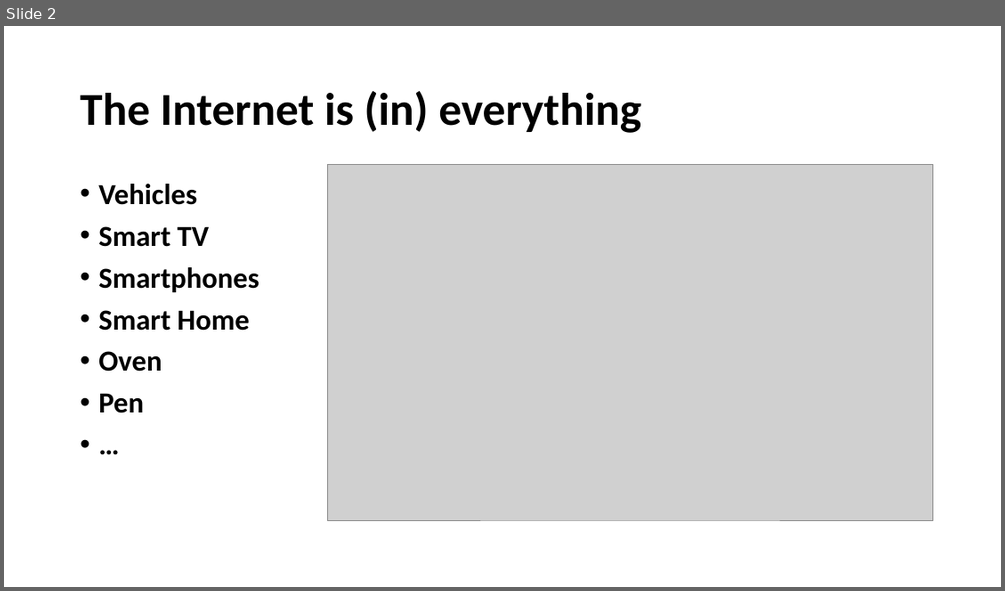
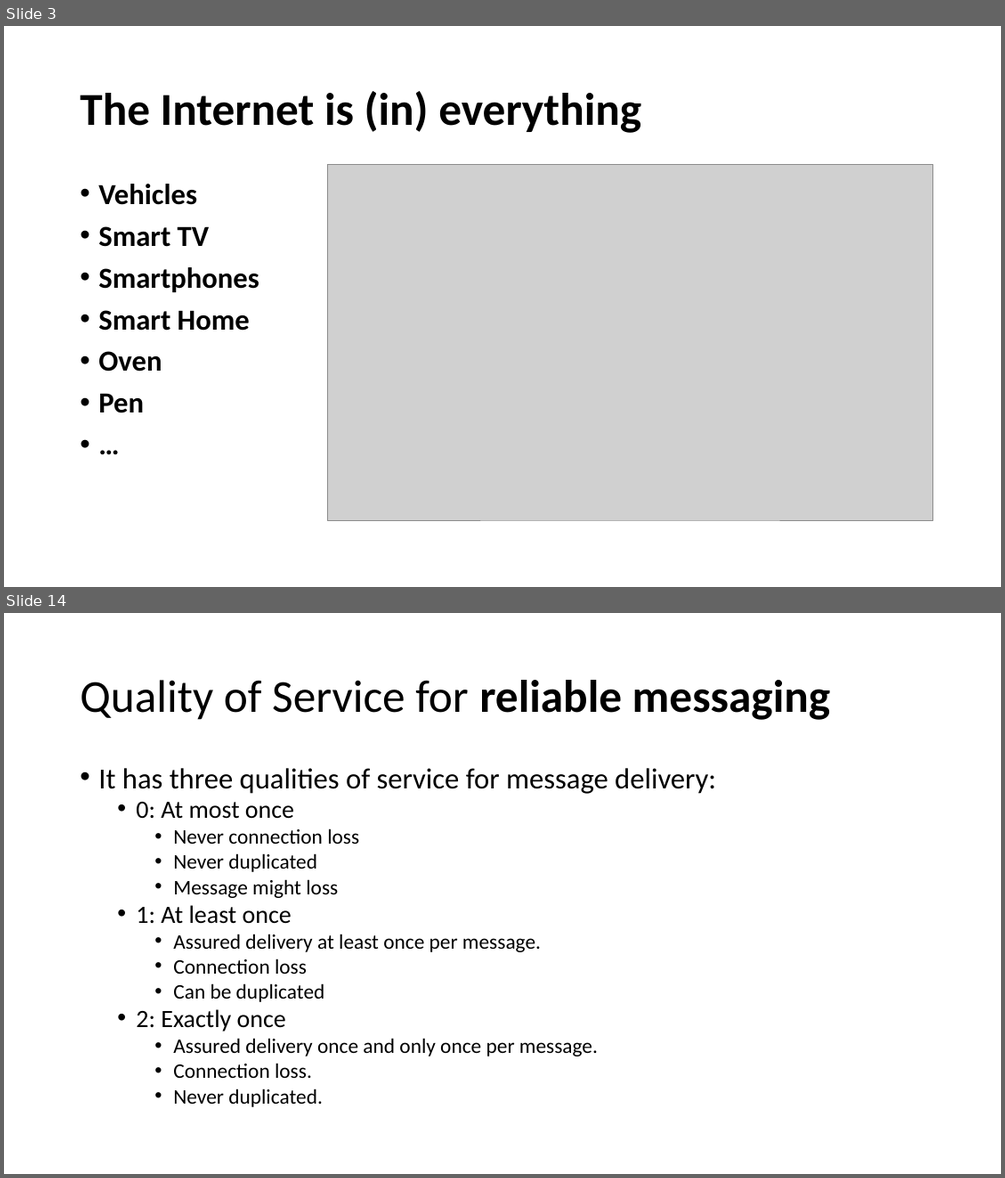
Before and after one commit to lephamtuyen/healthmonitoring, a slide deck: IBM_IoT.pptx. Shown one above the other, each under a label of ours: slide 2 before the commit, slides 3 and 14 after it; the slides between them are not shown. The pictures are 1005x591 and 1005x1178 pixels, drawn with LibreOffice and Linux fonts; fonts in the diff are those of the drawing; grey boxes stand for pictures. Boxes give left, top, right and bottom in pixels: in the first picture for what was removed or moved away, otherwise in the second. Text is boxed around its words. In the diff, an @@ line names an element or a change of style, - is before the commit and + after.

```diff
--- a/IBM_IoT.pptx
+++ b/IBM_IoT.pptx
@@ slide 14 added at [4,613,1001,1174], background #FFFFFF @@
@@ title added at [80,680,830,720], 44 pt, text #000000 @@
+Quality of Service for reliable messaging
@@ text added at [98,768,716,1107], 20 pt, text #000000 @@
+• It has three qualities of service for message delivery:
+  • 0: At most once
+    • Never connection loss
+    • Never duplicated
+    • Message might loss
+  • 1: At least once
+    • Assured delivery at least once per message.
+    • Connection loss
+    • Can be duplicated
+  • 2: Exactly once
+    • Assured delivery once and only once per message.
+    • Connection loss.
+    • Never duplicated.
@@ what was slide 2 is now slide 3 @@
```
Also in this commit, not shown: 7 slides changed, 9 other slides added, 5 slides removed.
